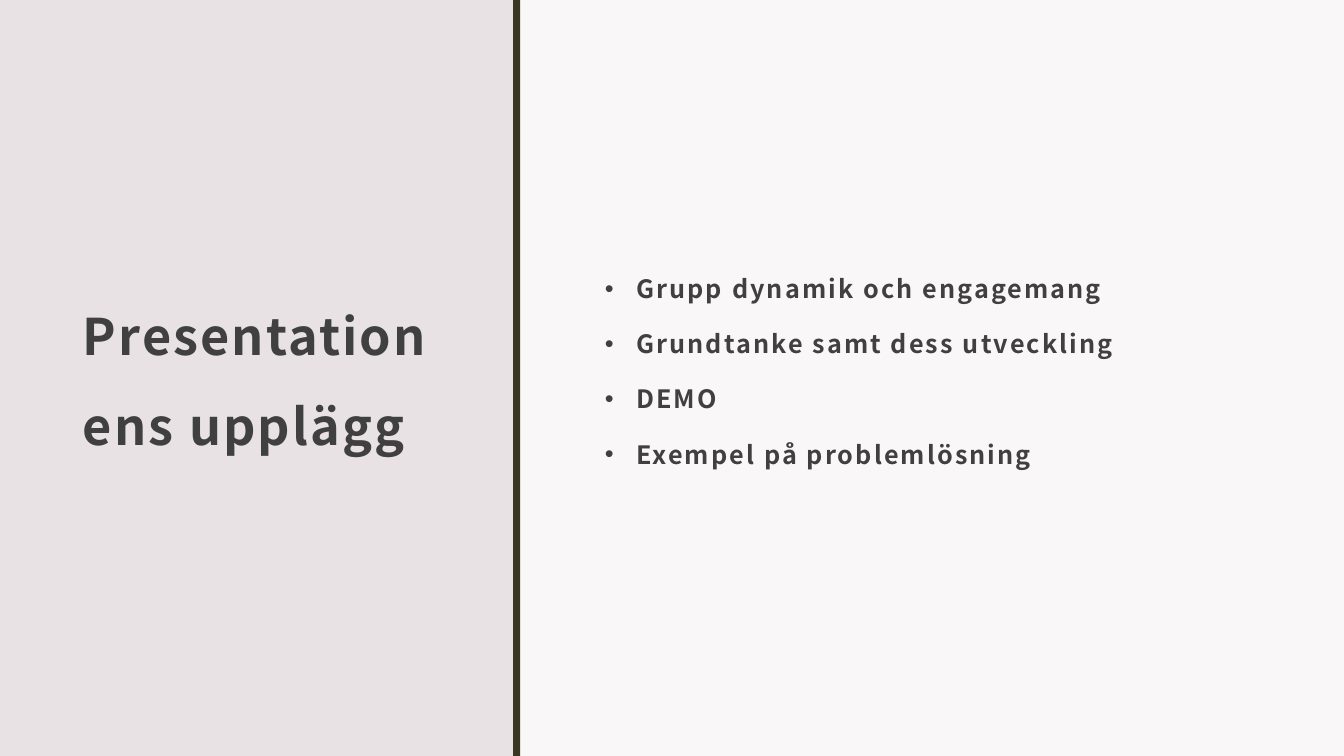
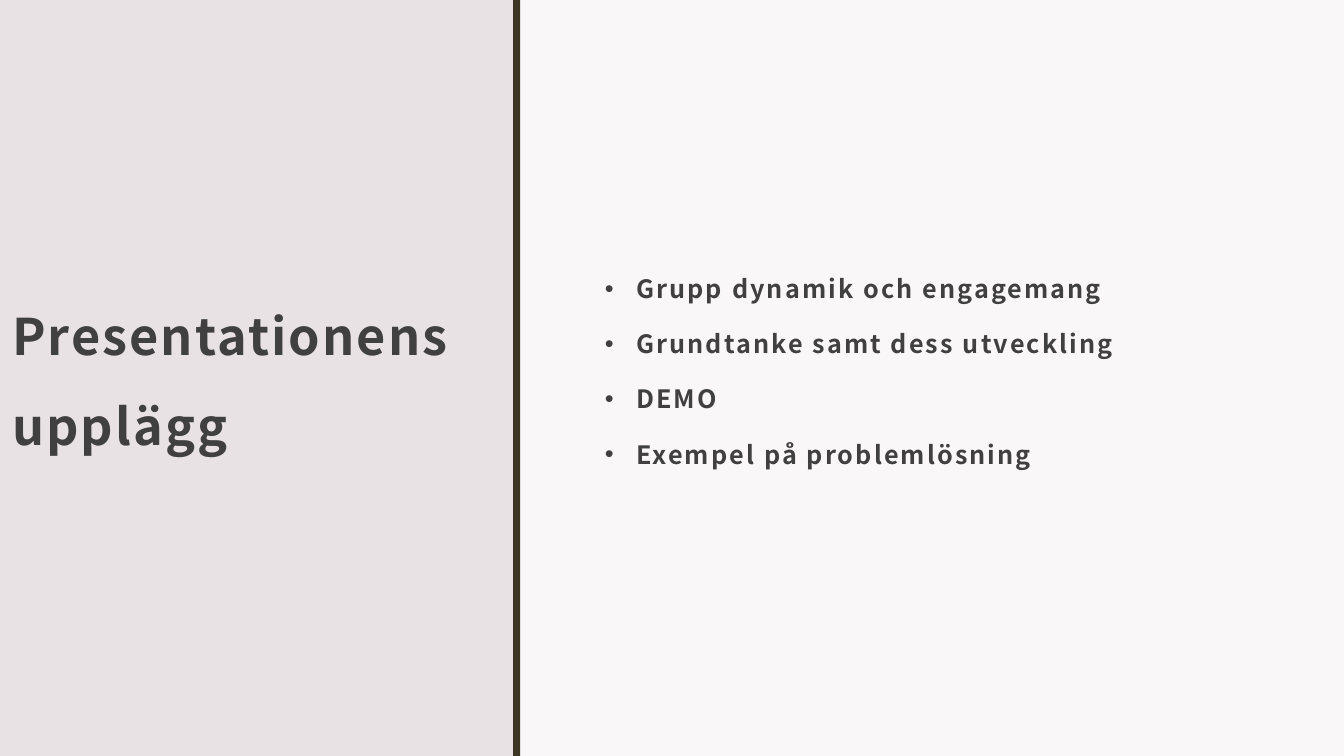
Before and after one commit to OPA20-teamwork/Smart-note-FRONTEND---BACKEND, a slide deck: slide 2 of Grupp 7 powerpoint.pptx. Drawn at 1344x756 pixels with LibreOffice and Linux fonts; fonts in the diff are those of the drawing. Boxes give left, top, right and bottom in pixels: in the first picture for what was removed or moved away, otherwise in the second. Text is boxed around its words. In the diff, an @@ line names an element or a change of style, - is before the commit and + after.

```diff
--- a/Grupp 7 powerpoint.pptx
+++ b/Grupp 7 powerpoint.pptx
@@ title "Presentationens upplägg" rewrapped from <box>189,404,404,457</box> to <box>12,314,447,457</box> @@
```
Also in this commit, not shown: 4 other slides changed, 1 slide removed, 14 other files.
